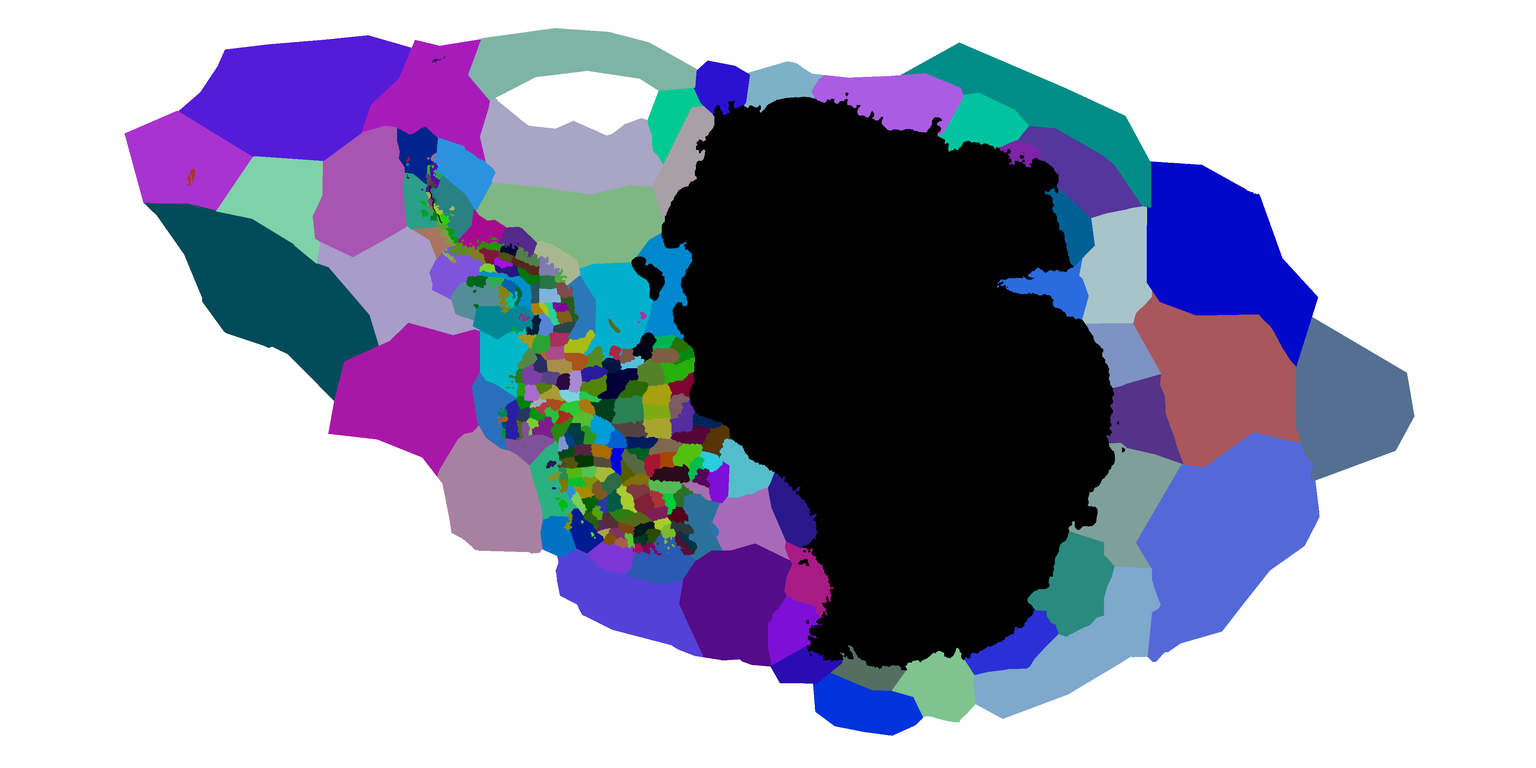
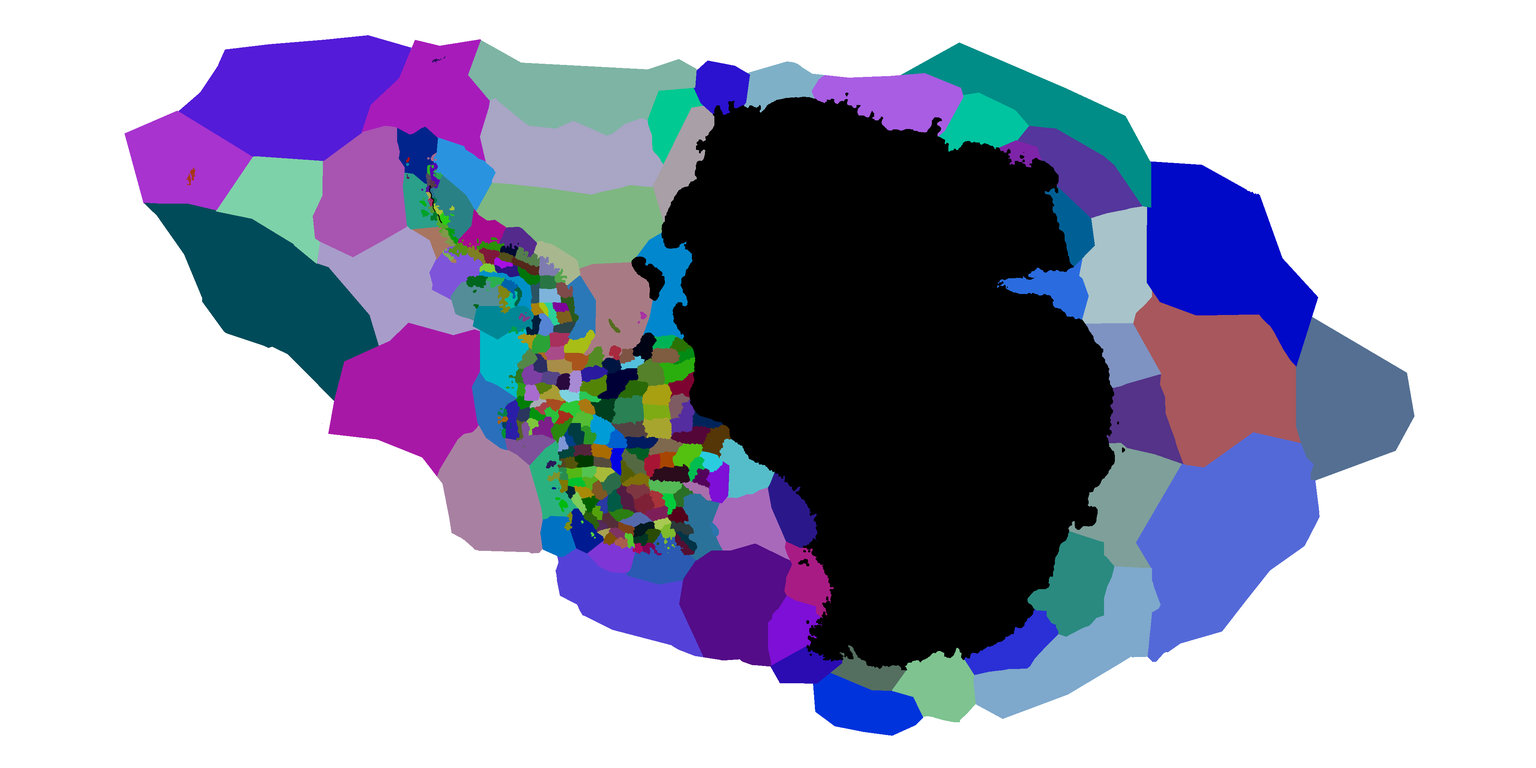
Layer changes from the first 1536x768 image to the second:
painted on "provinces.bmp" over [480, 28, 679, 530]
